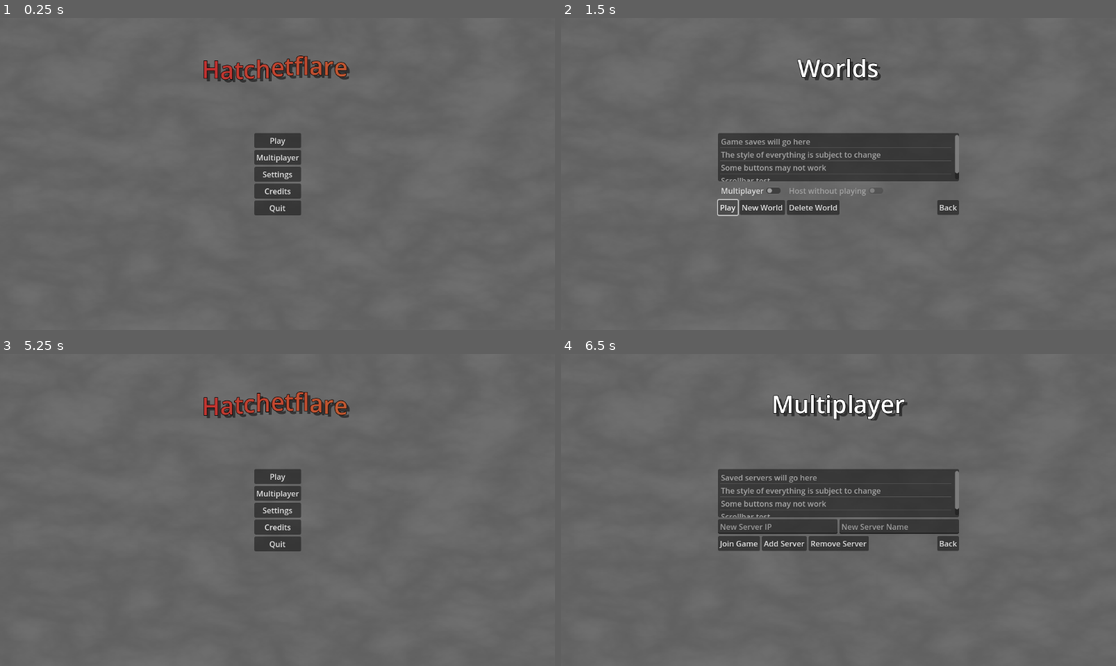
Above: before the commit, frames 1-4 (two rows, left to right).
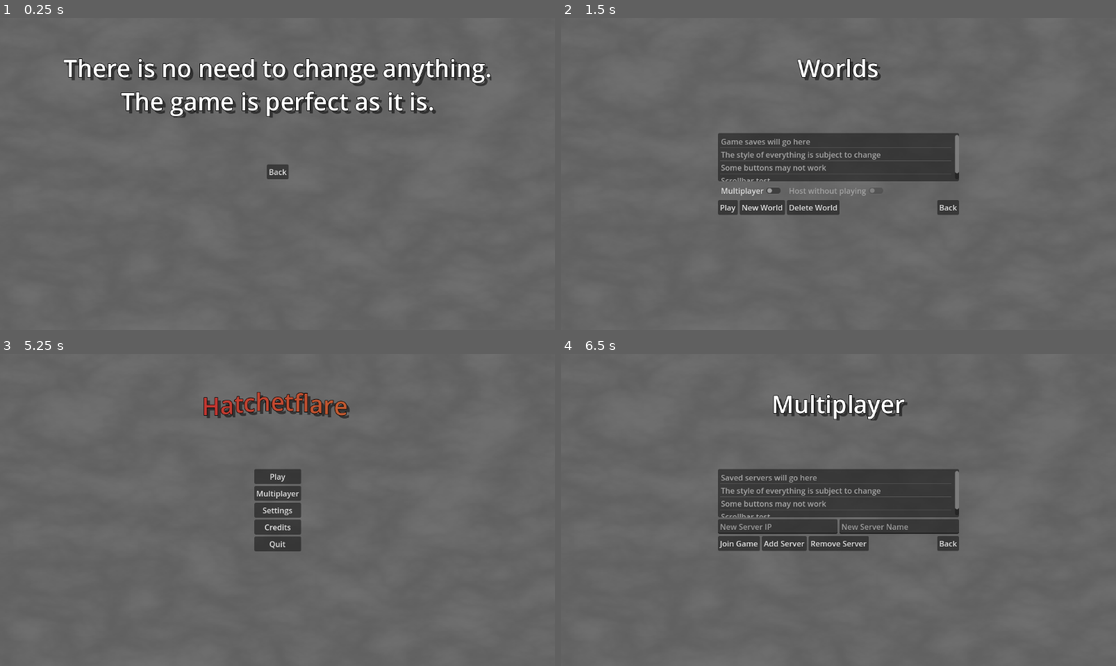
Above: after the commit, the same moments.

Repository: pixerhp/Hatchetflair
Game: Godot game, scene res://scenes/main_menu.tscn
Same seed, same stepped clock (60 frames per second), same inputs: the game is played once before the commit and once after it.
Inputs:
- Up to frame 1 (0.25 s): no input
- Up to frame 2 (1.5 s): click "Play" (after the commit: "Back") at 0.5 s; click "Play" at 1.25 s
- Up to frame 3 (5.25 s): click "New World" at 2 s; click "New World" at 2.75 s; click "Play" at 3.5 s; click "New World" at 4.25 s; click "Back" at 5 s
- Up to frame 4 (6.5 s): click "Multiplayer" at 5.75 s

The runs differ from the first frame. In frame 1, 7.4% of the frame differs, in the area x 11-89%, y 12-64%; in frame 2, less than 0.1%; in frame 3, 0.3%; in frame 4, nothing differs.

Commit message:
Small punctuation addition in the settings screen.

Diff:
--- a/scenes/main_menu.tscn
+++ b/scenes/main_menu.tscn
@@ -41,6 +41,7 @@
 grow_vertical = 2
 
 [node name="MenuScreen" type="Control" parent="Menus"]
+visible = false
 layout_mode = 1
 anchors_preset = 15
 anchor_right = 1.0
@@ -283,7 +284,6 @@
 text = "Back"
 
 [node name="SettingsScreen" type="Control" parent="Menus"]
-visible = false
 layout_mode = 1
 anchors_preset = 15
 anchor_right = 1.0
@@ -308,8 +308,8 @@
 theme_override_constants/outline_size = 4
 theme_override_font_sizes/normal_font_size = 50
 bbcode_enabled = true
-text = "[center]There is no need to change anything
-The game is perfect as it is[/center]"
+text = "[center]There is no need to change anything.
+The game is perfect as it is.[/center]"
 fit_content = true
 autowrap_mode = 0
 
